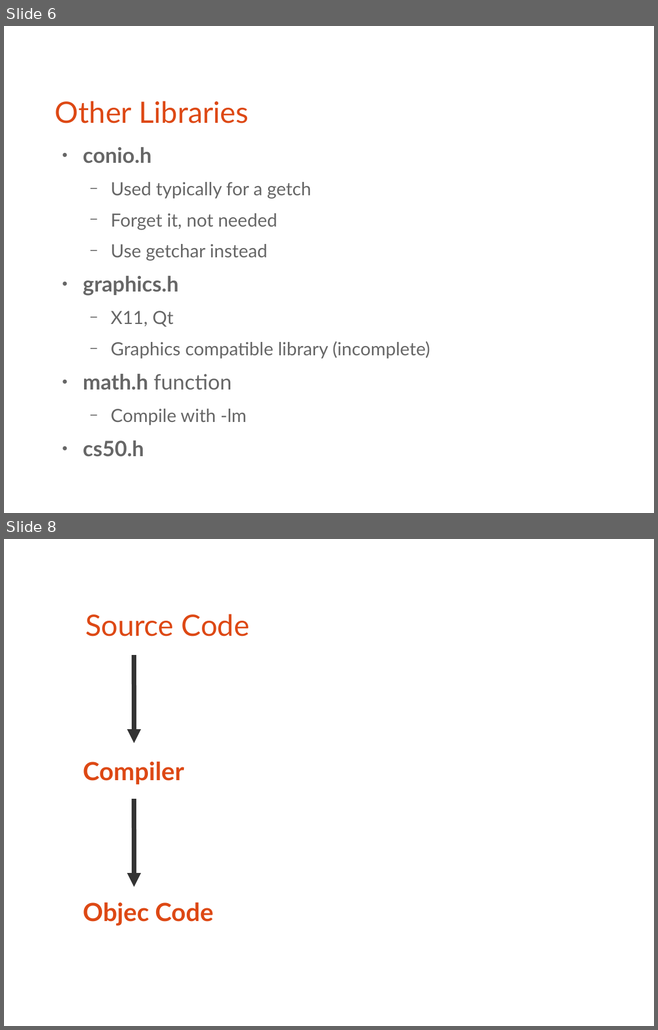
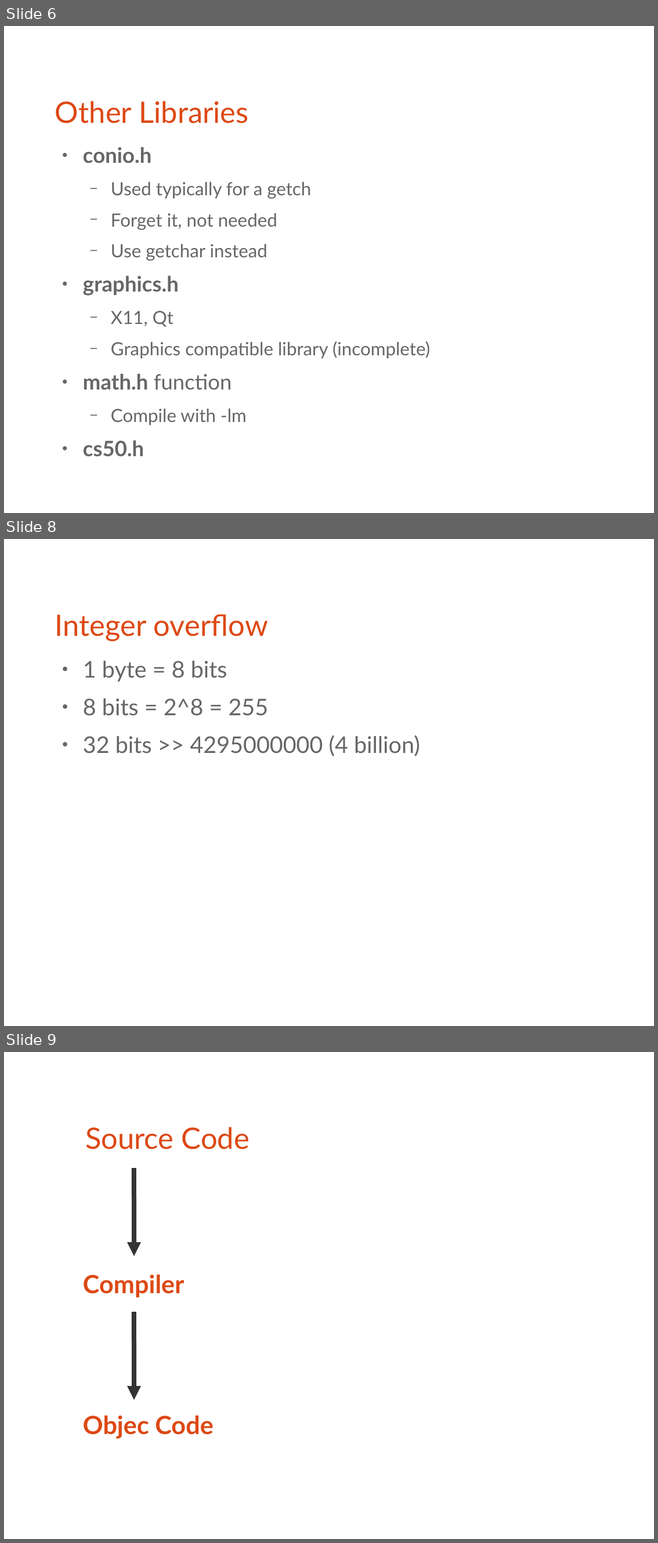
Before and after one commit to bagustris/prokom-tf, a slide deck: prokom2.odp. Shown one above the other, each under a label of ours: slides 6 and 8 before the commit, slides 6, 8 and 9 after it; the slides between them are not shown. The pictures are 658x1030 and 658x1543 pixels, drawn with LibreOffice and Linux fonts; fonts in the diff are those of the drawing. Boxes give left, top, right and bottom in pixels: in the first picture for what was removed or moved away, otherwise in the second. Text is boxed around its words. In the diff, an @@ line names an element or a change of style, - is before the commit and + after.

```diff
--- a/prokom2.odp
+++ b/prokom2.odp
@@ slide 8 added at [4, 539, 654, 1026], background #FFFFFF @@
@@ title added at [55, 614, 268, 641], 36 pt, text #DD4814 @@
+Integer overflow
@@ text added at [83, 661, 420, 756], 28 pt, text #666666 @@
+● 1 byte = 8 bits
+● 8 bits = 2^8 = 255
+● 32 bits >> 4295000000 (4 billion)
@@ what was slide 8 is now slide 9 @@
```
Also in this commit, not shown: 3 slides changed, 1 other file.
